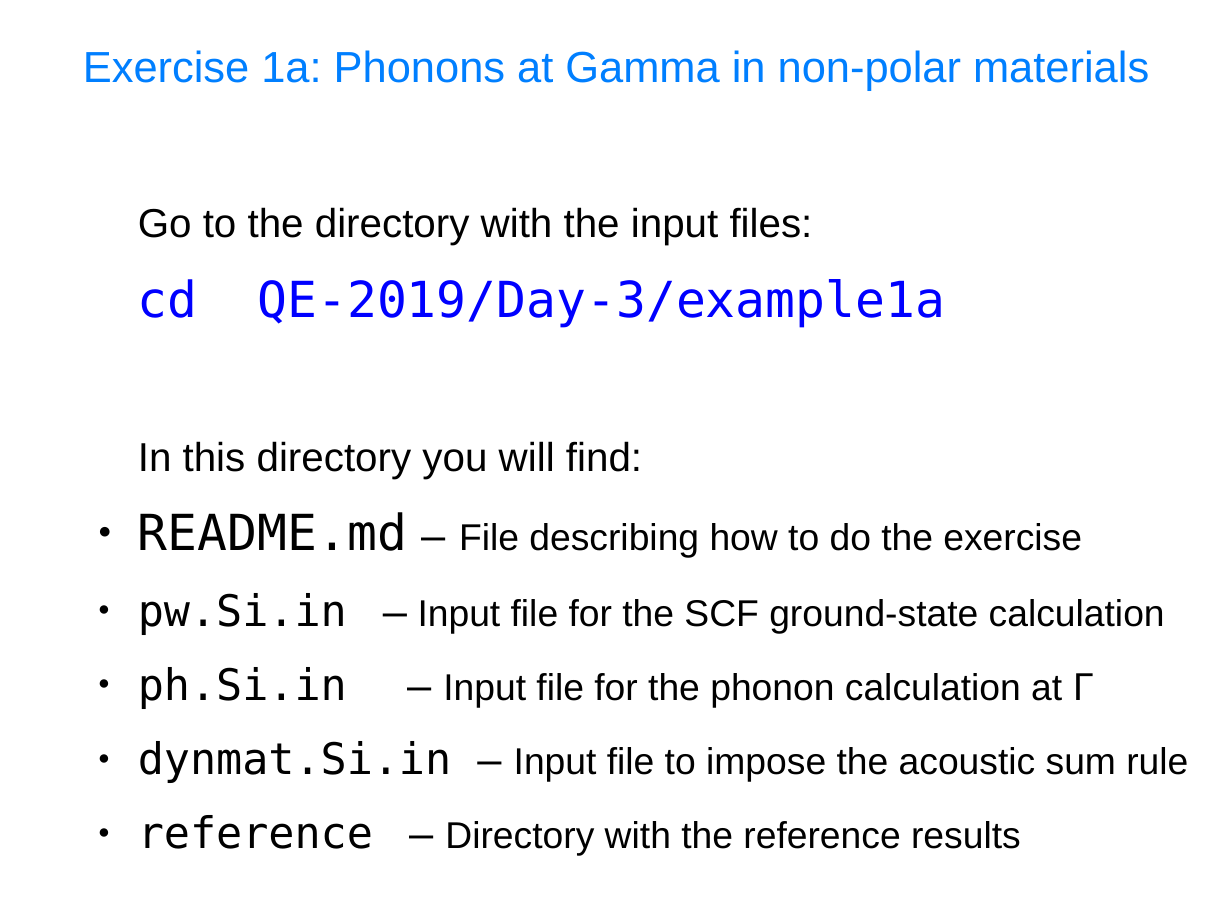
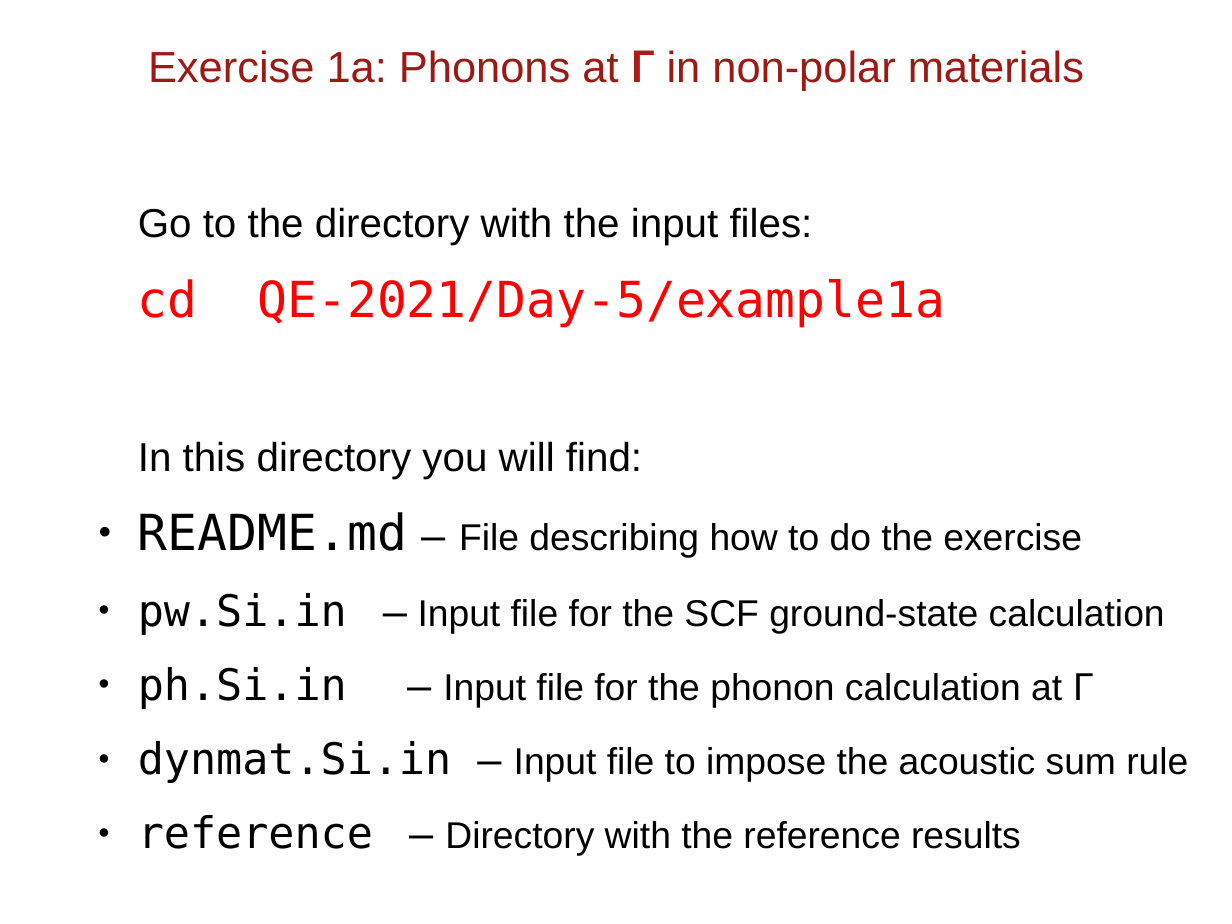
Before and after one commit to thepranab/materials-for-max-qe2021-online-school, a slide deck: slide 9 of slides.sources/handson-day5.odp. Drawn at 1232x924 pixels with LibreOffice and Linux fonts; fonts in the diff are those of the drawing. Boxes give left, top, right and bottom in pixels: in the first picture for what was removed or moved away, otherwise in the second. Text is boxed around its words. In the diff, an @@ line names an element or a change of style, - is before the commit and + after.

```diff
--- a/slides.sources/handson-day5.odp
+++ b/slides.sources/handson-day5.odp
@@ title at (x1=148, y1=50, x2=1084, y2=91): text changed; text colour #007FFF to #9C1A16 @@
-Exercise 1a: Phonons at Gamma in non-polar materials
+Exercise 1a: Phonons at Γ in non-polar materials
@@ text at (x1=138, y1=279, x2=945, y2=328): text changed; text colour #0000FF to #FF0000 @@
-cd QE-2019/Day-3/example1a
+cd QE-2021/Day-5/example1a
```
Also in this commit, not shown: 43 other slides changed, 3 slides added, 1 slide removed, 3 other files.
